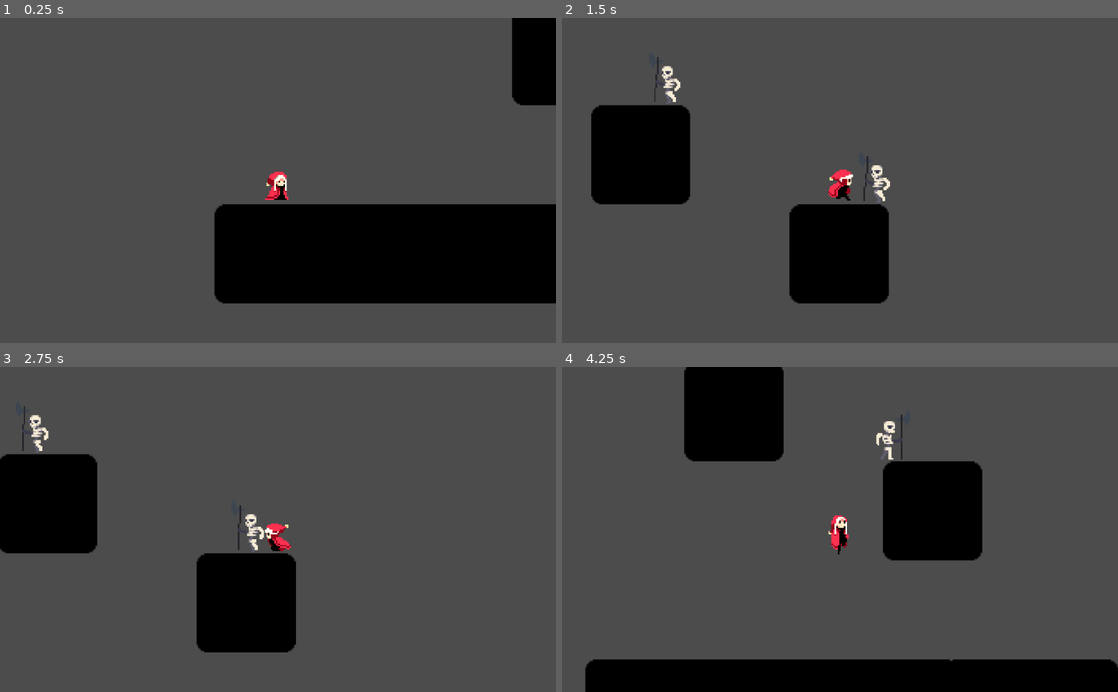
Above: before the commit, frames 1-4 (two rows, left to right).
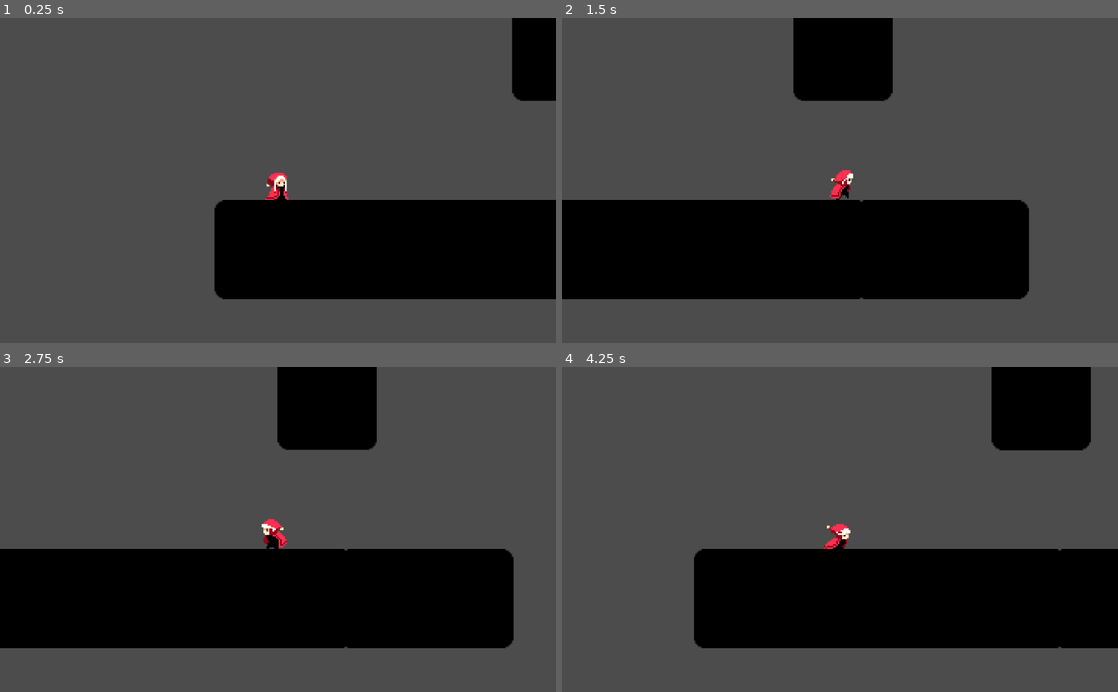
Above: after the commit, the same moments.

Repository: nmrevell97/Ascension-Game-Studios-Game
Game: Godot game, scene res://World.tscn
Two runs of this game, one before a commit and one after it. Both use one fixed random seed, a clock stepped at 60 frames per second and the inputs below. The engine's default icon, where the game draws it, is replaced by a stand-in: a white triangle on a blue panel in a dark square.
Inputs:
- Up to frame 1 (0.25 s): no input
- Up to frame 2 (1.5 s): hold Right (ui_right) from 0.53 s (still down); tap Up (ui_up) at 0.77 s
- Up to frame 3 (2.75 s): tap Up (ui_up) at 1.52 s; release Right (ui_right) at 2.03 s; hold Left (ui_left) from 2.03 s (still down)
- Up to frame 4 (4.25 s): release Left (ui_left) at 2.78 s; hold Right (ui_right) from 2.78 s (still down); tap Up (ui_up) at 3.02, 3.77 s

The runs differ from the first frame. In frame 1, 1.8% of the frame differs, in the area x 38-100%, y 23-88%; in frame 2, 31%; in frame 3, 33%; in frame 4, 47%, in the area x 4-100%, y 0-100%.

Commit message:
Update

Diff:
--- a/Player.gd
+++ b/Player.gd
@@ -10,7 +10,7 @@
 const UP = Vector2(0, -1)
 const GRAV = 20
 const SPEED = 200
-const J_Height = -550
+const J_Height = -600
 
 var motion = Vector2() #Contains X and Y in single Variable
 onready var Spriter = $AnimatedSprite #Initializes Sprite Animation spree
--- a/Player.tscn
+++ b/Player.tscn
@@ -37,11 +37,6 @@
 "name": "Attack",
 "speed": 10.0
 }, {
-"frames": [ ExtResource( 24 ), ExtResource( 26 ), ExtResource( 27 ), ExtResource( 23 ), ExtResource( 28 ), ExtResource( 29 ), ExtResource( 20 ), ExtResource( 25 ), ExtResource( 21 ), ExtResource( 22 ) ],
-"loop": true,
-"name": "Run",
-"speed": 20.0
-}, {
 "frames": [ ExtResource( 10 ), ExtResource( 9 ), ExtResource( 14 ) ],
 "loop": true,
 "name": "Idle",
@@ -51,6 +46,11 @@
 "loop": true,
 "name": "Jump",
 "speed": 5.0
+}, {
+"frames": [ ExtResource( 24 ), ExtResource( 26 ), ExtResource( 27 ), ExtResource( 23 ), ExtResource( 28 ), ExtResource( 29 ), ExtResource( 20 ), ExtResource( 25 ), ExtResource( 21 ), ExtResource( 22 ) ],
+"loop": true,
+"name": "Run",
+"speed": 20.0
 } ]
 
 [sub_resource type="CapsuleShape2D" id=2]
@@ -61,20 +61,19 @@
 height = 16.8662
 
 [node name="Player" type="KinematicBody2D"]
-position = Vector2( 0, -15 )
+position = Vector2( 0, 3 )
 script = ExtResource( 1 )
 
 [node name="AnimatedSprite" type="AnimatedSprite" parent="."]
 pause_mode = 2
-position = Vector2( -0.157494, 5.35466 )
+position = Vector2( -0.157494, 5.80061 )
 frames = SubResource( 1 )
 animation = "Idle"
-frame = 1
+frame = 2
 playing = true
 
 [node name="CollisionShape2D" type="CollisionShape2D" parent="."]
 visible = false
-position = Vector2( 0.270554, 2.84079 )
 shape = SubResource( 2 )
 
 [node name="Camera2D" type="Camera2D" parent="."]
